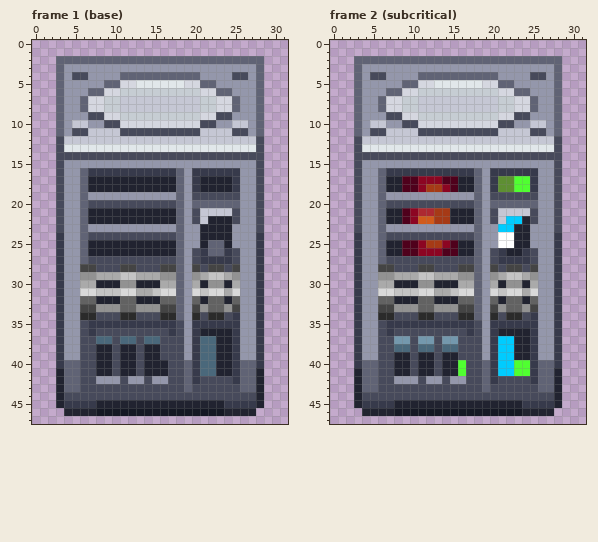
Edited in one commit: pixel-art file (assets/originals/art/machines/reflection_chamber.aseprite). The picture above is the old version.
32x48 pixels, 123 frames. Shown: frame 1 (base), frame 2 (subcritical). The commit also changed other frames, which this record leaves out.
After:
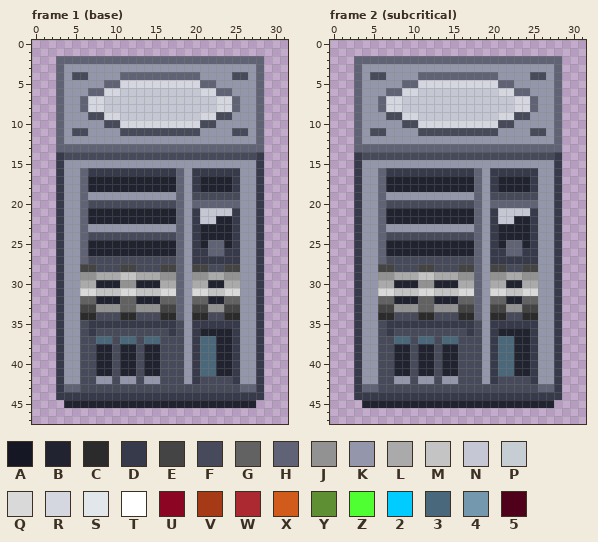
Palette (. is transparent): A #151824  B #212330  C #2b2b2b  D #373a4b  E #444444  F #474a5b  G #626262  H #606375  J #929292  K #9497ab  L #aaaaaa  M #c4c4c4  N #c5c7d4  P #c6cdd3  Q #d9d9d9  R #d5d7e0  S #e1e7ea  T #ffffff  U #8c0522  V #a63a16  W #ad2931  X #d15b1b  Y #5e8f32  Z #50ff31  2 #00ccff  3 #4a687b  4 #7498ad  5 #4f011c
Change:
layer "core_window" now hidden
layer "rad_led" now hidden
layer "reactivity_dial" now hidden
layer "slag_trap" now hidden
layer "pressure_gauge" now hidden
Frame 1 (base), layer "base_housing":
y 5: x 13..18 SSSSSS -> RRRRRR
y 6: x 11..20 PPPPPPPPPP -> NNNNNNNNNN
y 7..8: x 9..10 PP -> NN; x 21..22 PP -> NN
y 9: x 11..20 PPPPPPPPPP -> NNNNNNNNNN
y 10: x 5..6 NN -> KK; x 25..26 NN -> KK
y 11: x 7..10 NNNN -> KKKK; x 21..24 NNNN -> KKKK
y 12: x 3..28 FNNNNNNNNNNNNNNNNNNNNNNNNF -> HKKKKKKKKKKKKKKKKKKKKKKKKH
y 13: x 3..28 FSSSSSSSSSSSSSSSSSSSSSSSSF -> HHHHHHHHHHHHHHHHHHHHHHHHHH
y 14..20: x 3 F -> D; x 28 F -> D
y 21: x 3 F -> D; x 20 F -> D; x 25 F -> D; x 28 F -> D
y 22: x 3 F -> D; x 20 F -> D; x 22 B -> N; x 25 F -> D; x 28 F -> D
y 23: x 3 F -> D; x 20 K -> D; x 25 K -> D; x 28 F -> D
y 24..25: x 20 K -> D; x 25 K -> D
y 26..27: x 20 F -> D; x 25 F -> D
y 28: x 21..24 FEEF -> EFFE
y 29: x 21..24 LMML -> JLLJ
y 30: x 21..24 BJJB -> LBBL
y 31: x 13..14 LL -> MM; x 21..24 MQQL -> QMMQ
y 32: x 21..24 BGGB -> GBBG
y 33: x 21..24 JGGJ -> EJJE
y 34: x 21..25 FCCFD -> CFFCC
y 40: x 4..5 HH -> KK; x 16 B -> F; x 19 H -> K; x 26..27 HH -> KK
y 41: x 3..5 BHH -> DKK; x 16 B -> F; x 19 H -> K; x 26..28 HHB -> KKD
y 42: x 3..5 BHH -> DKK; x 10..11 KF -> FK; x 13..14 KF -> FK; x 16 K -> F; x 19 H -> K; x 26..28 HHB -> KKD
y 43: x 3 B -> D; x 19 H -> F; x 28 B -> D
y 44: x 3..28 BFFFFFFFFFFFFFFFFFFFFFFFFB -> DDDDDDDDDDDDDDDDDDDDDDDDDD
y 45: x 3..7 BDDDD -> .BBBB; x 24..28 DDDDB -> BBBB.
y 46: x 4..27 BBBBAAAAAAAAAAAAAAAABBBB -> ........................
Frame 2 (subcritical):
y 5: x 13..18 SSSSSS -> RRRRRR
y 6: x 11..20 PPPPPPPPPP -> NNNNNNNNNN
y 7..8: x 9..10 PP -> NN; x 21..22 PP -> NN
y 9: x 11..20 PPPPPPPPPP -> NNNNNNNNNN
y 10: x 5..6 NN -> KK; x 25..26 NN -> KK
y 11: x 7..10 NNNN -> KKKK; x 21..24 NNNN -> KKKK
y 12: x 3..28 FNNNNNNNNNNNNNNNNNNNNNNNNF -> HKKKKKKKKKKKKKKKKKKKKKKKKH
y 13: x 3..28 FSSSSSSSSSSSSSSSSSSSSSSSSF -> HHHHHHHHHHHHHHHHHHHHHHHHHH
y 14..16: x 3 F -> D; x 28 F -> D
y 17: x 3 F -> D; x 9..15 55UUU55 -> BBBBBBB; x 21..24 YYZZ -> BBBB; x 28 F -> D
y 18: x 3 F -> D; x 9..15 55UVVU5 -> BBBBBBB; x 21..24 YYZZ -> BBBB; x 28 F -> D
y 19..20: x 3 F -> D; x 28 F -> D
y 21: x 3 F -> D; x 9..14 5UWWVV -> BBBBBB; x 20 F -> D; x 25 F -> D; x 28 F -> D
y 22: x 3 F -> D; x 9..14 5UXXVV -> BBBBBB; x 20 F -> D; x 22..23 22 -> NB; x 25 F -> D; x 28 F -> D
y 23: x 3 F -> D; x 20..22 K22 -> DBB; x 25 K -> D; x 28 F -> D
y 24: x 20..22 KTT -> DBB; x 25 K -> D
y 25: x 9..15 55UVVU5 -> BBBBBBB; x 20..23 KTTB -> DBHH; x 25 K -> D
y 26: x 9..15 55UUU55 -> BBBBBBB; x 20 F -> D; x 22..23 BB -> HH; x 25 F -> D
y 27: x 20 F -> D; x 25 F -> D
y 28: x 21..24 FEEF -> EFFE
y 29: x 21..24 LMML -> JLLJ
y 30: x 21..24 BJJB -> LBBL
y 31: x 13..14 LL -> MM; x 21..24 MQQL -> QMMQ
y 32: x 21..24 BGGB -> GBBG
y 33: x 21..24 JGGJ -> EJJE
y 34: x 21..25 FCCFD -> CFFCC
y 37: x 8..9 44 -> 33; x 11..12 44 -> 33; x 14..15 44 -> 33; x 21..22 22 -> 33
y 38: x 8..9 33 -> BB; x 11..12 33 -> BB; x 14..15 33 -> BB; x 21..22 22 -> 33
y 39: x 21..22 22 -> 33
y 40: x 4..5 HH -> KK; x 16 Z -> F; x 19 H -> K; x 21..24 22ZZ -> 33BB; x 26..27 HH -> KK
y 41: x 3..5 BHH -> DKK; x 16 Z -> F; x 19 H -> K; x 21..24 22ZZ -> 33BB; x 26..28 HHB -> KKD
y 42: x 3..5 BHH -> DKK; x 10..11 KF -> FK; x 13..14 KF -> FK; x 16 K -> F; x 19 H -> K; x 26..28 HHB -> KKD
y 43: x 3 B -> D; x 19 H -> F; x 28 B -> D
y 44: x 3..28 BFFFFFFFFFFFFFFFFFFFFFFFFB -> DDDDDDDDDDDDDDDDDDDDDDDDDD
y 45: x 3..7 BDDDD -> .BBBB; x 24..28 DDDDB -> BBBB.
y 46: x 4..27 BBBBAAAAAAAAAAAAAAAABBBB -> ........................
Changed places in both pictures, as pixel boxes (x1, y1, x2, y2):
changed: (56, 80, 264, 320)
changed: (56, 360, 264, 416)
changed: (354, 80, 562, 416)
